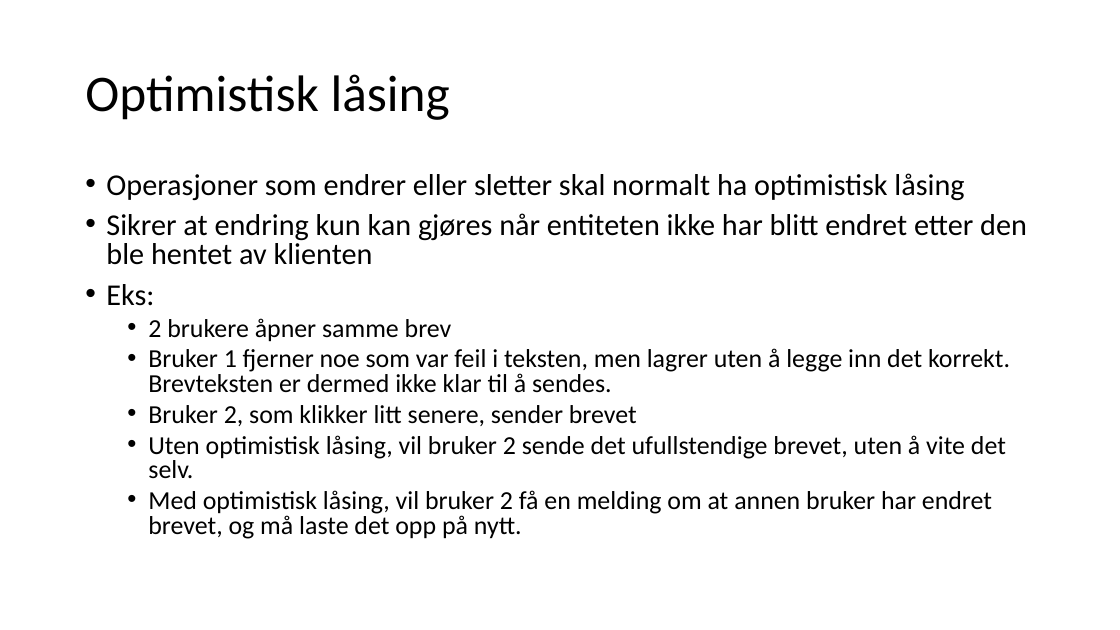
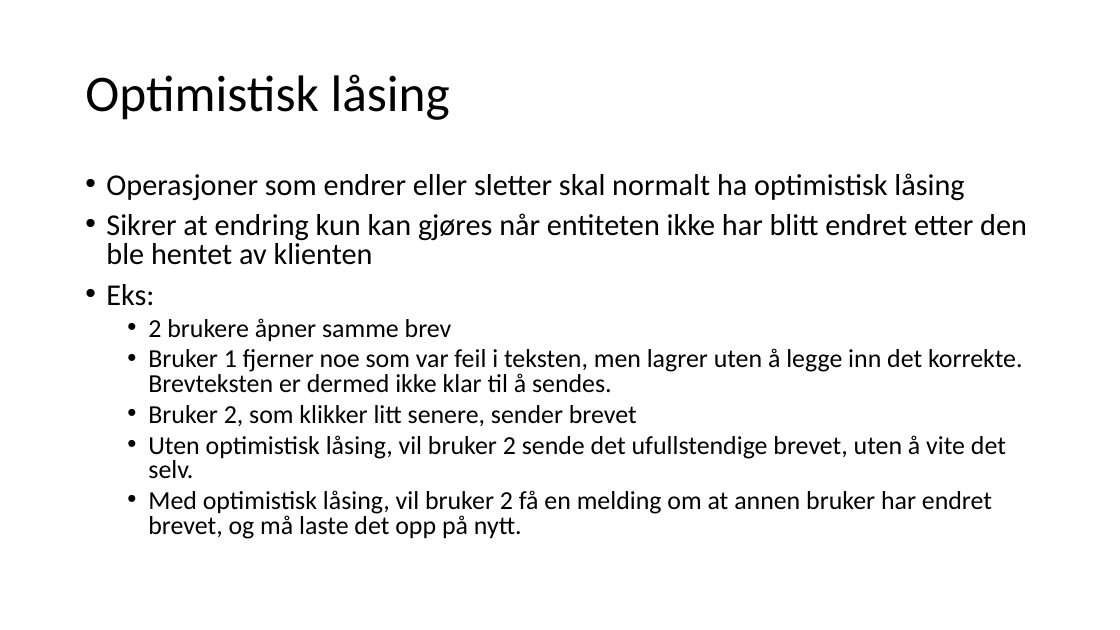
Before and after one commit to arakvaag/api-workshop, a slide deck: slide 13 of API-workshop.pptx. Drawn at 1120x630 pixels with LibreOffice and Linux fonts; fonts in the diff are those of the drawing. Boxes give left, top, right and bottom in pixels: in the first picture for what was removed or moved away, otherwise in the second. Text is boxed around its words. In the diff, an @@ line names an element or a change of style, - is before the commit and + after.

```diff
--- a/API-workshop.pptx
+++ b/API-workshop.pptx
@@ text at (148, 348, 1023, 393): text changed @@
-  • Bruker 1 fjerner noe som var feil i teksten, men lagrer uten å legge inn det korrekt. Brevteksten er dermed ikke klar til å sendes.
+  • Bruker 1 fjerner noe som var feil i teksten, men lagrer uten å legge inn det korrekte. Brevteksten er dermed ikke klar til å sendes.
```
Also in this commit, not shown: 2 other slides changed.
